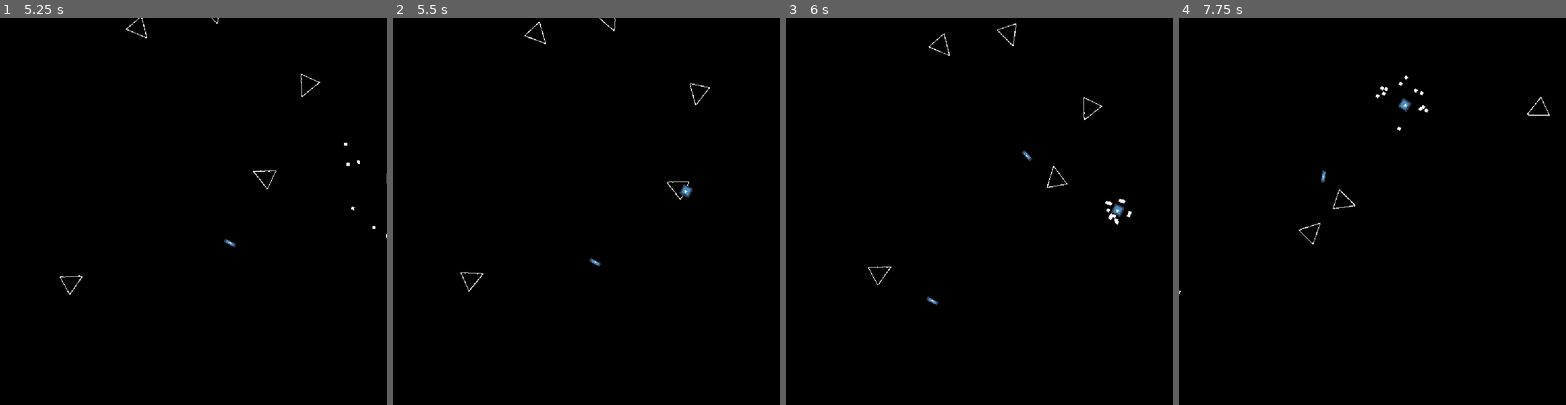
Above: before the commit, frames 1-4 (left to right).
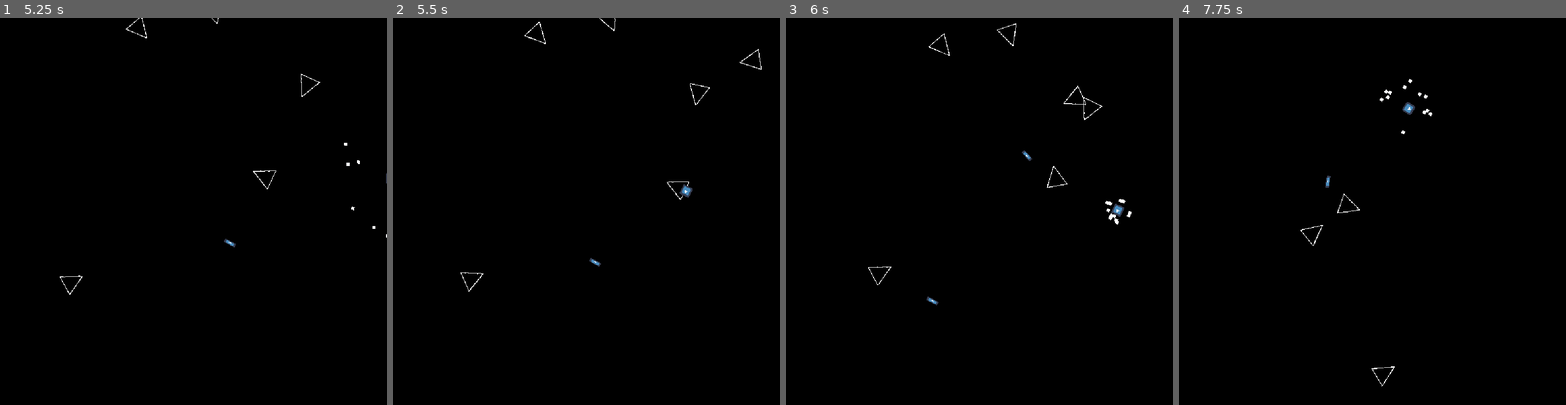
Above: after the commit, the same moments.

Repository: adrianriverof/juego-viaje
Game: Godot game, scene res://level.tscn
The game is run twice, just before and just after one commit, with the same random seed, the same clock (stepped at 60 frames per second) and the same inputs. The engine's default icon, where the game draws it, is replaced by a stand-in: a white triangle on a blue panel in a dark square.
Inputs:
- Up to frame 1 (5.25 s): tap Enter at 0.5 s; hold U (p1right) 0.53-1.28 s; hold T (p1mine) 0.53-1.28 s; hold E (p1down) 1.28-2.03 s; tap R (p1shoot) at 1.35, 2.85, 4.35 s; hold T (p1mine) 2.03-2.78 s; hold U (p1right) 2.03-3.53 s; hold T (p1mine) 3.53-4.28 s; hold O (p1left) 3.53-5.03 s; hold E (p1down) from 5.03 s (still down); hold T (p1mine) from 5.03 s (still down)
- Up to frame 2 (5.5 s): keep holding E (p1down); keep holding T (p1mine)
- Up to frame 3 (6 s): release E (p1down) at 5.78 s; release T (p1mine) at 5.78 s; hold U (p1right) from 5.78 s (still down); tap R (p1shoot) at 5.85 s
- Up to frame 4 (7.75 s): keep holding U (p1right); hold T (p1mine) 6.53-7.28 s; tap R (p1shoot) at 7.35 s

Frame 1 is identical in both runs. In frame 2, less than 0.1% of the frame differs, in the area x 89-96%, y 8-14%; in frame 3, less than 0.1%; in frame 4, 0.5%, in the area x 0-96%, y 14-96%.

Commit message:
fix: enemy percentage system

Diff:
--- a/level.gd
+++ b/level.gd
@@ -7,9 +7,9 @@
 
 var score = 0
 
-var lateral_percentage = 0
-var waver_percentage = 0
-var normal_percentage = 100
+var lateral_percentage = 15
+var waver_percentage = 15
+var normal_percentage = 70
 
 
 
@@ -37,7 +37,7 @@
 	if score >= 1000:
 		$"you win".visible = true
 	elif score >= 50:
-		pass
+		pass #enemy.speed = 1000
 	elif score >= 20:
 		change_enemy_spawn_time(1)
 
@@ -59,13 +59,13 @@
 func choose_enemy_instance():
 
 	var numero_aleatorio = numero_entre_1_y_(100)
-	#print(numero_aleatorio)
+	print(numero_aleatorio)
 
 	if numero_aleatorio in range(1,lateral_percentage+1):  # inc, exc
 		return enemy_lateral_move.instance()
-	elif numero_aleatorio in range(lateral_percentage, waver_percentage+1):
+	elif numero_aleatorio in range(lateral_percentage, lateral_percentage + waver_percentage+1):
 		return enemy_waver.instance()
-	elif numero_aleatorio in range(waver_percentage, normal_percentage+1):
+	elif numero_aleatorio in range(waver_percentage+lateral_percentage, 101):
 		return enemy.instance()
 
 
